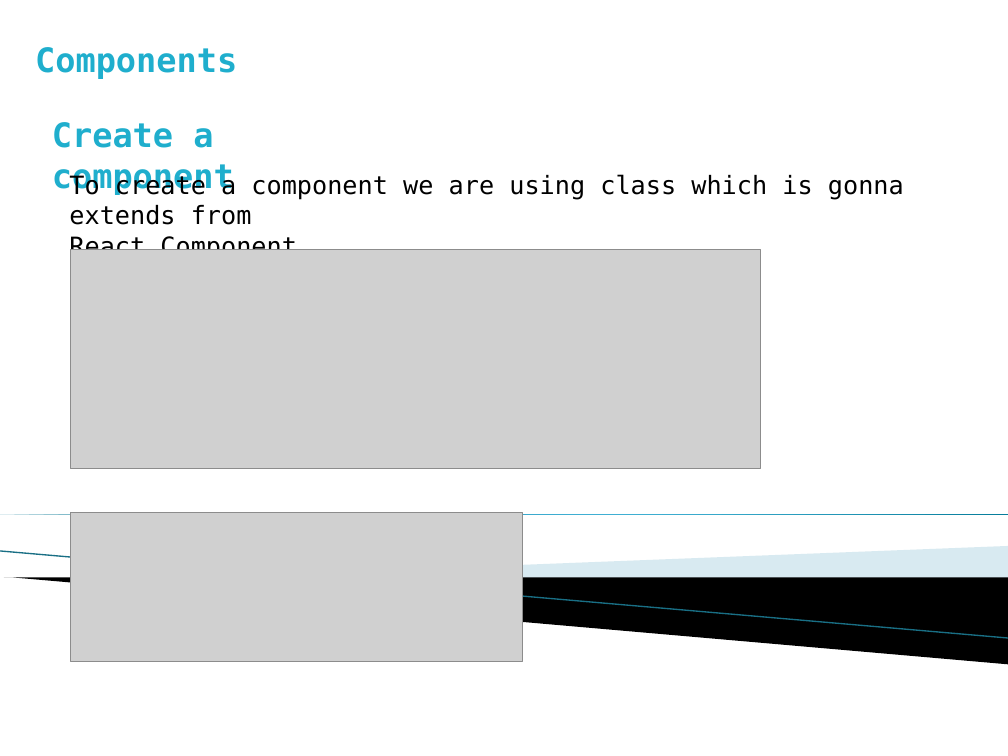
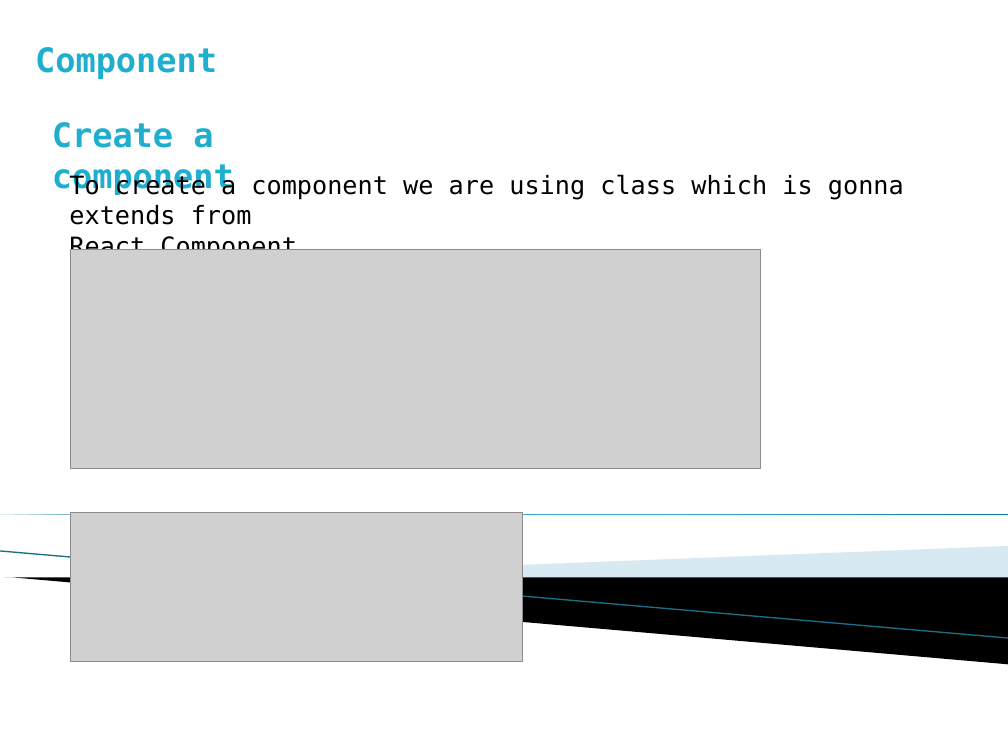
Before and after one commit to prateek3189/React-Tutorial, a slide deck: slide 20 of React-Tutorial.pptx (slide 22 before the commit). Drawn at 1008x756 pixels with LibreOffice and Linux fonts; fonts in the diff are those of the drawing; grey boxes stand for pictures; background and template pictures are left out. Boxes give left, top, right and bottom in pixels: in the first picture for what was removed or moved away, otherwise in the second. Text is boxed around its words. In the diff, an @@ line names an element or a change of style, - is before the commit and + after.

Commit message:
latest

```diff
--- a/React-Tutorial.pptx
+++ b/React-Tutorial.pptx
@@ text at (35,47,217,79): text changed @@
-Components
+Component
```
Also in this commit, not shown: 1 other slide changed.
